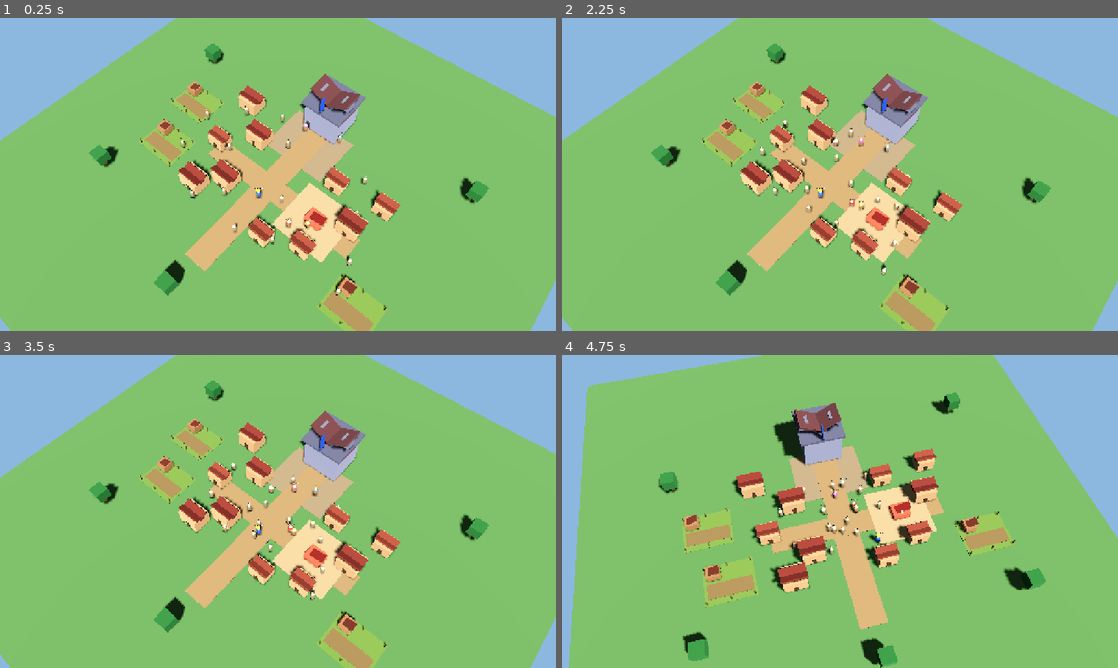
Above: before the commit, frames 1-4 (two rows, left to right).
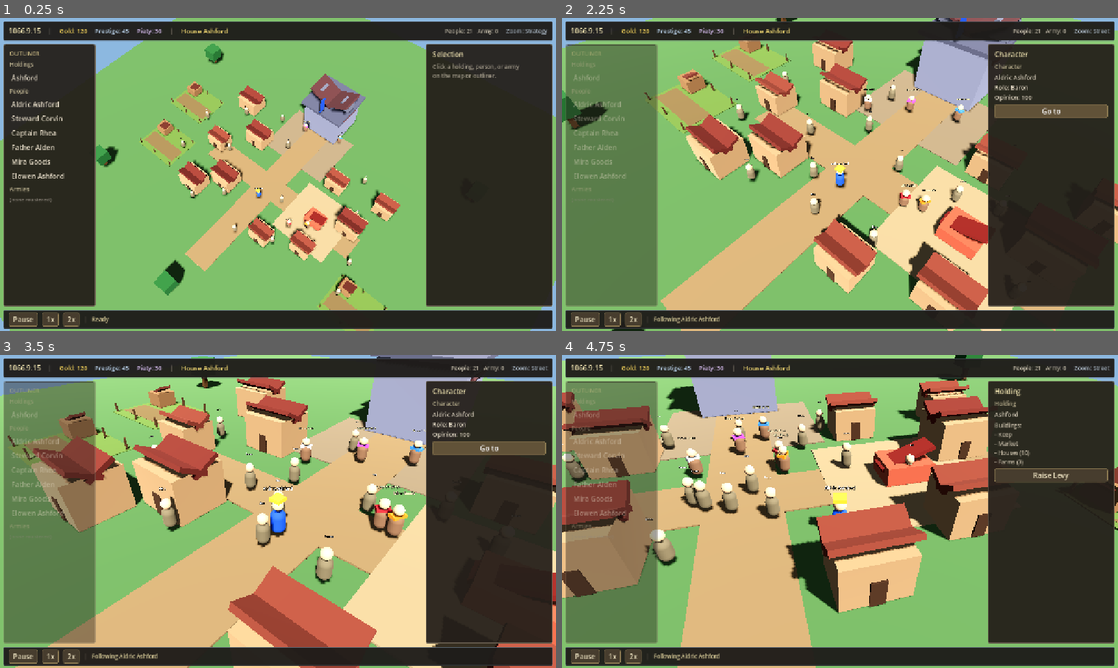
Above: after the commit, the same moments.

Repository: lpoyoll/Realm-of-Kings
Game: Godot game, scene res://scenes/main.tscn
The game is run twice, just before and just after one commit, with the same random seed, the same clock (stepped at 60 frames per second) and the same inputs.
Inputs (mouse positions are in pixels of both pictures, inside the frame that each line leads up to):
- Up to frame 1 (0.25 s): no input
- Up to frame 2 (2.25 s): click (612, 77) at 0.5 s, where only the run after the commit has a clickable "Ashford"; click (612, 105) at 1.25 s, where only the run after the commit has a clickable "Aldric Ashford"; click (1051, 111) at 2 s, where only the run after the commit has a clickable "Go to"
- Up to frame 3 (3.5 s): click (489, 448) at 2.75 s, where only the run after the commit has a clickable "Go to"
- Up to frame 4 (4.75 s): move the mouse to (962, 495) at 3.52 s; hold D (move_right) 3.53-4.28 s; hold Q (camera_orbit_left) 3.53-4.28 s; click (962, 495) at 3.67 s; move the mouse to (728, 527) at 4.27 s; hold S (move_back) from 4.28 s (still down); tap E (camera_orbit_right) at 4.35 s

The runs differ from the first frame. In frame 1, 45% of the frame differs, in the area x 0-100%, y 1-100%; in frame 2, 79%; in frame 3, 86%, in the area x 0-100%, y 0-100%; in frame 4, 84%.
Error before the commit: Parse Error: Cannot infer the type of "is_sel" variable because the value doesn't have a set type. (res://scripts/ui/ck3_shell.gd:555)

Commit message:
Fix ck3_shell bool type inference for outliner selection.
Explicitly type hold_sel/is_sel as bool so Godot 4.7 parses; headless main.tscn boot clean.

Diff:
--- a/scripts/ui/ck3_shell.gd
+++ b/scripts/ui/ck3_shell.gd
@@ -534,7 +534,7 @@
 	var hold_name := "Ashford"
 	if settlement and settlement.has_method("get_inspect_data"):
 		hold_name = str(settlement.get_inspect_data().get("name", "Ashford"))
-	var hold_sel := sel_kind == SelKind.HOLDING
+	var hold_sel: bool = sel_kind == SelKind.HOLDING
 	_holdings_box.add_child(_make_row(hold_name, hold_sel, func() -> void:
 		if settlement:
 			select_holding(settlement)
@@ -552,7 +552,7 @@
 			pname = str(p.display_name)
 		elif p.has_method("get_inspect_data"):
 			pname = str(p.get_inspect_data().get("name", p.name))
-		var is_sel := sel_kind == SelKind.CHARACTER and selected == p
+		var is_sel: bool = sel_kind == SelKind.CHARACTER and selected == p
 		var captured: Node = p
 		_people_box.add_child(_make_row(pname, is_sel, func() -> void:
 			select_character(captured)
@@ -563,7 +563,7 @@
 	if army and army.has_method("get_count"):
 		army_count = army.get_count()
 	if army_count > 0:
-		var is_sel := sel_kind == SelKind.ARMY
+		var is_sel: bool = sel_kind == SelKind.ARMY
 		_armies_box.add_child(_make_row("Ashford Levy (%d)" % army_count, is_sel, func() -> void:
 			if army:
 				select_army(army)
